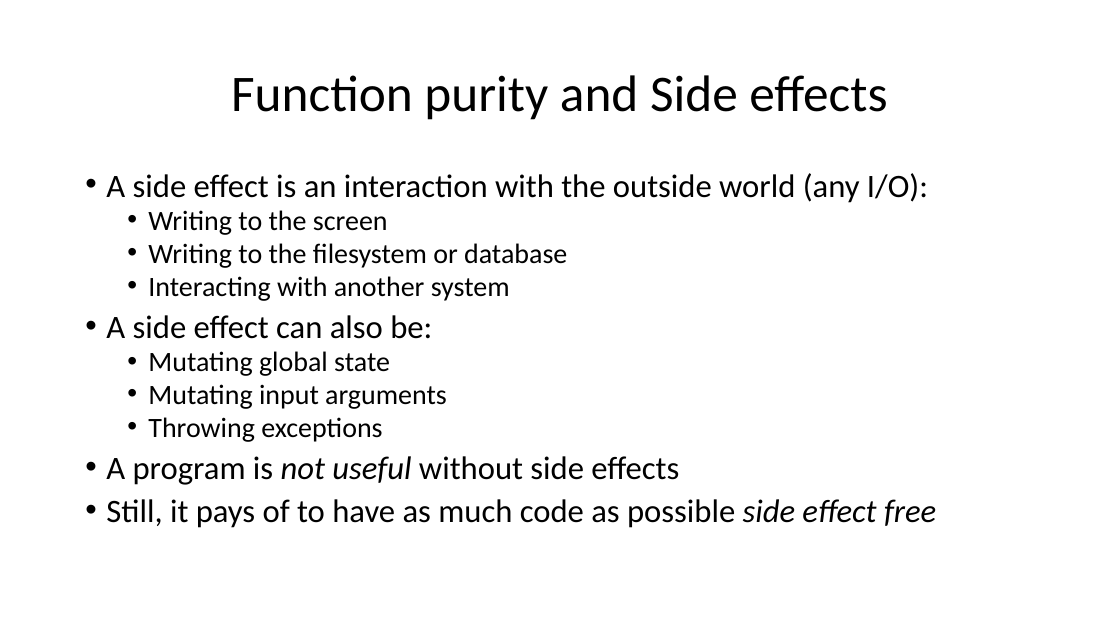
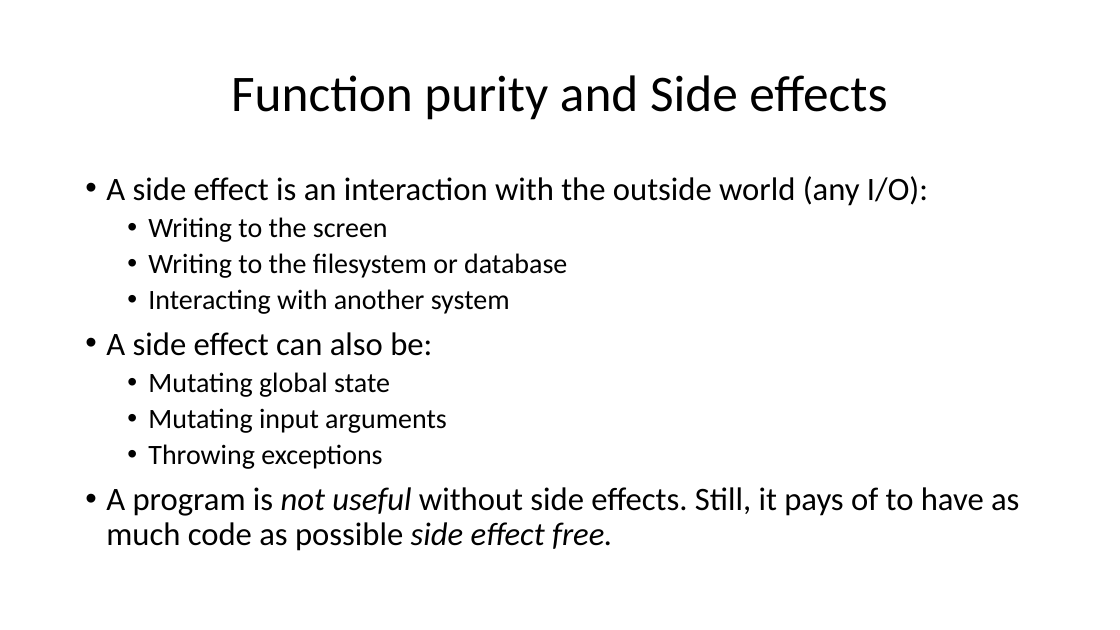
Before and after one commit to aage/fp-makes-life-easier, a slide deck: slide 6 of Presentation/FP-makes-life-easier.pptx. Drawn at 1120x630 pixels with LibreOffice and Linux fonts; fonts in the diff are those of the drawing. Boxes give left, top, right and bottom in pixels: in the first picture for what was removed or moved away, otherwise in the second. Text is boxed around its words. In the diff, an @@ line names an element or a change of style, - is before the commit and + after.

```diff
--- a/Presentation/FP-makes-life-easier.pptx
+++ b/Presentation/FP-makes-life-easier.pptx
@@ text at (x1=106, y1=176, x2=928, y2=469): line spacing 0.8 to 0.9 @@
@@ text at (x1=106, y1=487, x2=1019, y2=551): text changed @@
-• A program is not useful without side effects
-• Still, it pays of to have as much code as possible side effect free
+• A program is not useful without side effects. Still, it pays of to have as much code as possible side effect free.
```
Also in this commit, not shown: 6 other slides changed.
